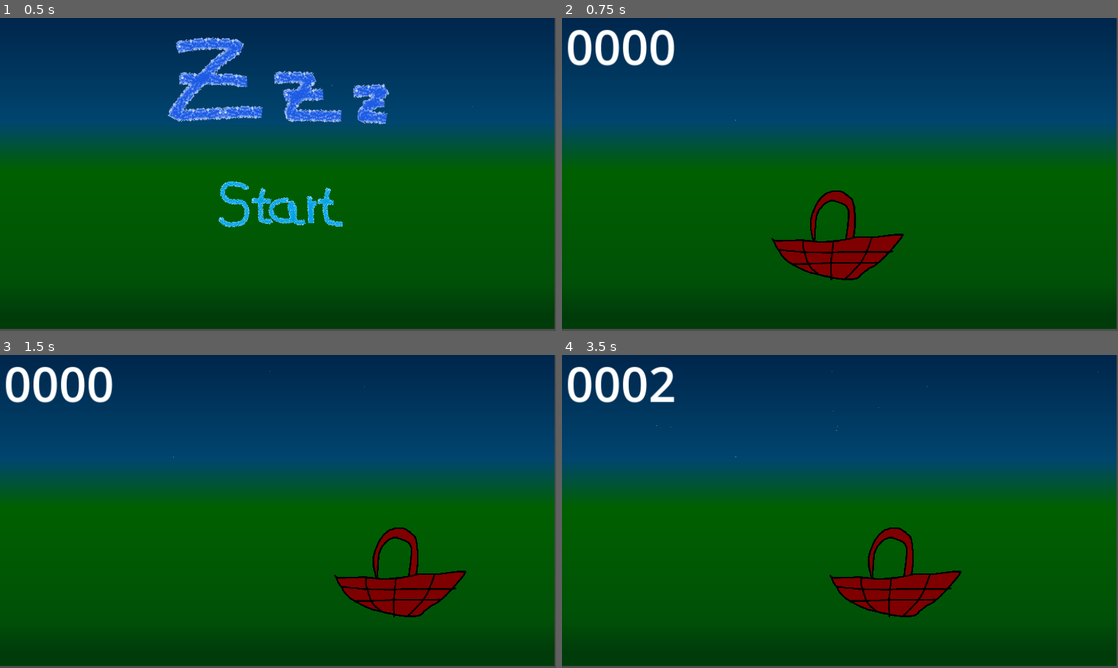
Above: before the commit, frames 1-4 (two rows, left to right).
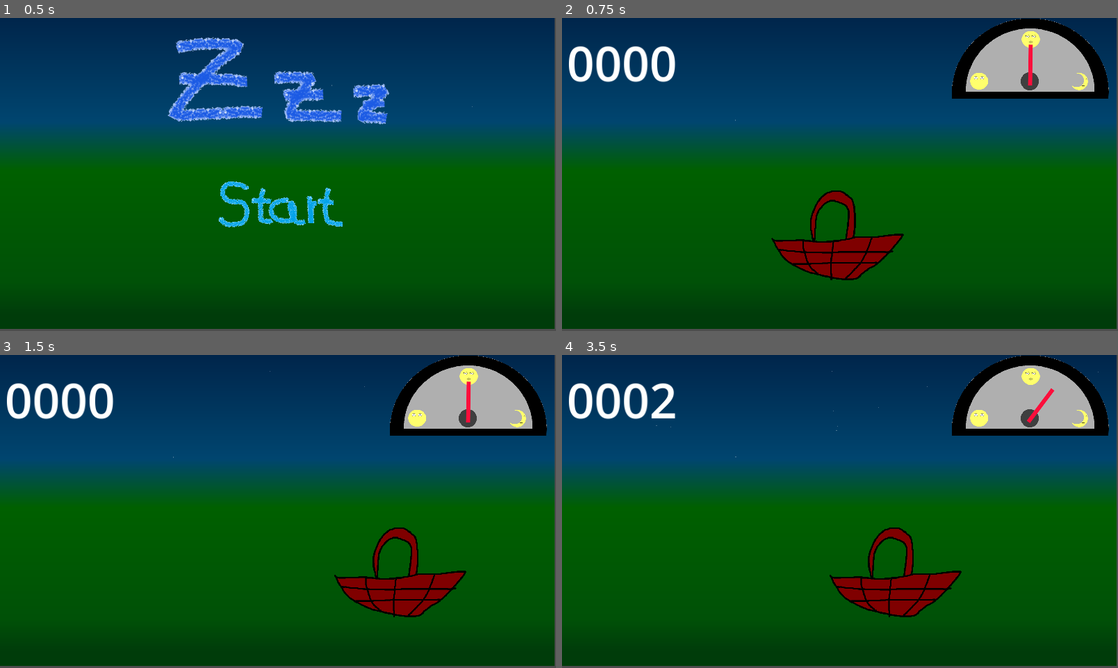
Above: after the commit, the same moments.

Repository: Glow-Project/gwj-55
Game: Godot game, scene res://menu.tscn
Same seed, same stepped clock (60 frames per second), same inputs: the game is played once before the commit and once after it.
Inputs (mouse positions are in pixels of both pictures, inside the frame that each line leads up to):
- Up to frame 1 (0.5 s): no input
- Up to frame 2 (0.75 s): click (840, 205) at 0.5 s
- Up to frame 3 (1.5 s): tap Enter at 1.25 s; move the mouse to (400, 495) at 1.27 s
- Up to frame 4 (3.5 s): move the mouse to (728, 527) at 2.02 s; tap Space at 2.75 s; move the mouse to (895, 442) at 2.77 s

Frame 1 is identical in both runs. In frame 2, 7.6% of the frame differs, in the area x 1-99%, y 0-26%; in frame 3, 7.6%; in frame 4, 7.6%.

Commit message:
tacho: add logic + use it in game

Diff:
--- a/game.gd
+++ b/game.gd
@@ -9,11 +9,11 @@
 
 func _on_basket_item_collected(body:Node2D):
 	body.queue_free()
-
 	$Counter.add_score(1)
-
+	$Tacho.inc()
 
 func _on_spawner_sheep_reached_abyss(body):
+	$Tacho.dec()
 	var explosion:Explosion = explosion_scene.instantiate()
 	explosion.global_position = body.global_position
 	add_child(explosion)
@@ -22,8 +22,6 @@
 	fx.stream = explosions[randi_range(0,len(explosions)-1)]
 	add_child(fx)
 	fx.play()
-
-
 	explosion.emitting = true
 
 	body.queue_free()
--- a/game.tscn
+++ b/game.tscn
@@ -6,6 +6,7 @@
 [ext_resource type="PackedScene" uid="uid://dh5pcibs7vpim" path="res://spawner.tscn" id="3_ruxjr"]
 [ext_resource type="PackedScene" uid="uid://xkho8sp45eiy" path="res://counter.tscn" id="4_3ldk1"]
 [ext_resource type="AudioStream" uid="uid://da3jx7t5y4ao3" path="res://lullaby2.mp3" id="5_beaxo"]
+[ext_resource type="PackedScene" uid="uid://c60r414l87mea" path="res://tacho.tscn" id="7_pjc75"]
 
 [node name="Game" type="Node2D"]
 script = ExtResource("1_36ujl")
@@ -34,10 +35,10 @@
 anchors_preset = 0
 anchor_right = 0.0
 anchor_bottom = 0.0
-offset_left = 8.0
-offset_top = -10.0
-offset_right = 236.0
-offset_bottom = 130.0
+offset_left = 10.0
+offset_top = 24.0
+offset_right = 238.0
+offset_bottom = 169.0
 grow_horizontal = 1
 grow_vertical = 1
 
@@ -46,5 +47,8 @@
 volume_db = -8.303
 autoplay = true
 
+[node name="Tacho" parent="." instance=ExtResource("7_pjc75")]
+position = Vector2(970, 84)
+
 [connection signal="item_collected" from="Basket" to="." method="_on_basket_item_collected"]
 [connection signal="sheep_reached_abyss" from="Spawner" to="." method="_on_spawner_sheep_reached_abyss"]
--- /dev/null
+++ b/tacho.gd
@@ -0,0 +1,25 @@
+extends Node2D
+
+signal fallen_asleep()
+signal woken_up()
+
+@export var total:float = 10
+@onready var score:float = 0
+
+var event_emitted:bool = false
+
+# Called every frame. 'delta' is the elapsed time since the previous frame.
+func _process(delta):
+	$Needle.global_rotation_degrees = clamp(180/total*score + 90.0, 0, 180)
+
+func inc()->void:
+	score = min(score+1, total)
+	if score == total and !event_emitted:
+		emit_signal("fallen_asleep")
+		event_emitted = true
+
+func dec()->void:
+	score = max(score-1, -total)
+	if score == total and !event_emitted:
+		emit_signal("woken_up")
+		event_emitted = true
--- a/tacho.tscn
+++ b/tacho.tscn
@@ -1,16 +1,20 @@
-[gd_scene load_steps=3 format=3 uid="uid://c60r414l87mea"]
+[gd_scene load_steps=4 format=3 uid="uid://c60r414l87mea"]
 
+[ext_resource type="Script" path="res://tacho.gd" id="1_r5mo0"]
 [ext_resource type="Texture2D" uid="uid://ljpobgyeclcb" path="res://tacho_scale.png" id="1_ve4pj"]
 [ext_resource type="Texture2D" uid="uid://dvcn6ynijctx2" path="res://tacho_needle.png" id="2_ncgm3"]
 
 [node name="Tacho" type="Node2D"]
+scale = Vector2(0.5, 0.5)
+script = ExtResource("1_r5mo0")
 
 [node name="Scale" type="Sprite2D" parent="."]
 texture_filter = 1
 texture = ExtResource("1_ve4pj")
 
 [node name="Needle" type="Sprite2D" parent="."]
-position = Vector2(-0.87439, 96.8195)
-scale = Vector2(0.938202, 0.843028)
+position = Vector2(-0.87439, 99.1149)
+rotation = 1.5708
+scale = Vector2(0.797968, 0.843028)
 texture = ExtResource("2_ncgm3")
 offset = Vector2(-91.6317, -2.02003)
Not shown: 1 places in game.tscn that only renumber resources
